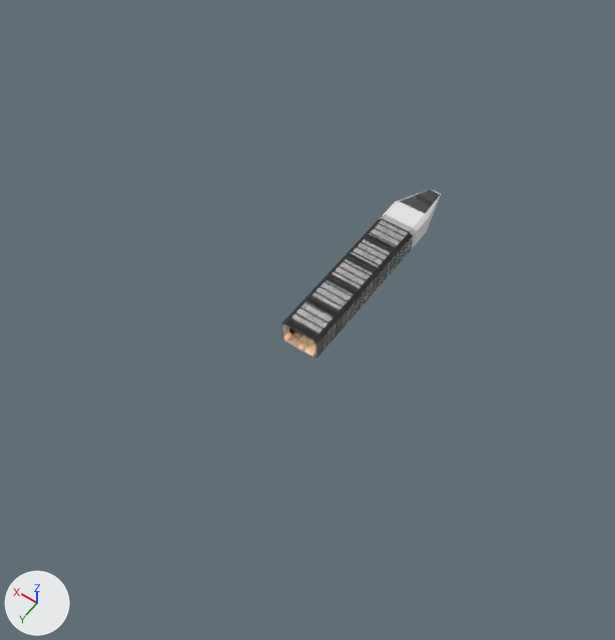
An edit to the Blender file hallway-front.blend, drawn before and after from the same camera.
Camera for both pictures: a 50 mm lens placed at (-65.1, 111.6, 149.0), pointed at (9.1, 7.7, -14.3). Lighting does not change. The marker at lower left points along +X, +Y and +Z.

Names of what the first picture shows: 'Base', 'Brackets', 'Cockpit', 'Floor', 'Window', 'Wireframe'.
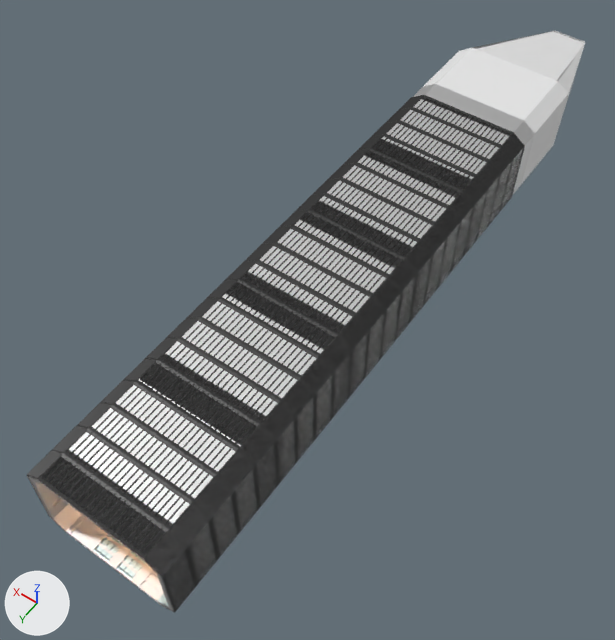
Changed parts and their boxes (x1, y1, x2, y2) in the pictures (615 x 640 px):
'Wireframe', moved, rescaled (275% wider, 271% taller): before (281, 219, 413, 358); after (27, 95, 525, 613)
'Base', moved, rescaled (294% wider, 280% taller): before (286, 220, 411, 354); after (27, 97, 523, 609)
'Brackets', moved, rescaled (276% wider, 267% taller): before (282, 215, 416, 358); after (28, 84, 535, 611)
'Cockpit', moved, rescaled (176% wider, 164% taller): before (383, 189, 441, 246); after (423, 31, 585, 183)
'Window', reshaped, moved, rescaled (172% wider, 104% taller): before (401, 190, 440, 214); after (477, 31, 585, 81)
'Floor', moved, rescaled: before (294, 335, 315, 352); after (93, 534, 146, 580)

Edits to the bpy script that builds the scene:
```text
Change me_cube_006:
    where me_cube_006.from_pydata(...)  # 4 vertices, 1 face; spans x -0.75..0.75, y -4.59..-0.75, z -0.37..0.93
    used by ob_window; location = (0.6, -21.2, 0.1); scale = (4.73, 3.2, 3.2)
    verts and faces of me_cube_006; kept vertices keep their numbers, new ones are numbered from 4
    before: 0 (-0.34, -4.59, -0.37) at pixel (440, 194), 1 (-0.75, -0.75, 0.93) at pixel (424, 214), 2 (0.75, -0.75, 0.93) at pixel (398, 202), 3 (0.34, -4.59, -0.37) at pixel (429, 189)
    remove me_cube_006.materials.append(mat_material_005)
    me_cube_006 part 1
    add delete_vertices([*range(0, 4)])  # with the faces that use them
    add verts[4] = (-0.34, -4.59, -0.33)  # pixel (585, 43)
    add verts[5] = (-0.75, -0.75, 0.97)  # pixel (555, 82)
    add verts[6] = (0.75, -0.75, 0.97)  # pixel (472, 49)
    add verts[7] = (0.34, -4.59, -0.33)  # pixel (552, 31)
    add verts[8] = (-0.34, -4.57, -0.37)  # pixel (584, 45)
    add verts[9] = (-0.75, -0.74, 0.93)
    add verts[10] = (0.75, -0.74, 0.93)
    add verts[11] = (0.34, -4.57, -0.37)
    add faces += [(4, 7, 6, 5), (8, 9, 10, 11), (4, 5, 9, 8), (6, 7, 11, 10), (5, 6, 10, 9), (4, 8, 11, 7)]
Change ob_base:
    ob_base.location: (0.6, 3.1, 0.1) -> (2.8, 14.3, 0.5)
    ob_base.scale: (4.72, 19.5, 3.2) -> (16.3, 67.3, 11.1)
Change ob_brackets:
    ob_brackets.location: (0.6, 21.5, 0.1) -> (2.8, 77.7, 0.5)
    ob_brackets.scale: (4.72, 1.1, 3.2) -> (16.3, 3.79, 11.1)
Change ob_floor:
    ob_floor.location: (0.6, 3.1, -2.9) -> (2.8, 14.3, -9.9)
    ob_floor.scale: (1.94, 23.2, 3.2) -> (6.7, 80.2, 11.1)
Change ob_wireframe:
    ob_wireframe.location: (0.6, 3.1, 0.1) -> (2.8, 14.3, 0.5)
    ob_wireframe.scale: (4.72, 19.5, 3.2) -> (16.3, 67.3, 11.1)
Change ob_cockpit:
    ob_cockpit.location: (0.6, -21.2, 0.1) -> (2.8, -69.8, 0.5)
    ob_cockpit.scale: (4.73, 3.2, 3.2) -> (16.3, 11.1, 11.1)
Change ob_plane:
    ob_plane.scale: (2.76, 1.43, 2.71) -> (9.53, 4.94, 9.34)
Change ob_window:
    ob_window.location: (0.6, -21.2, 0.1) -> (2.8, -69.8, 0.5)
    ob_window.scale: (4.73, 3.2, 3.2) -> (16.3, 11.1, 11.1)
```
